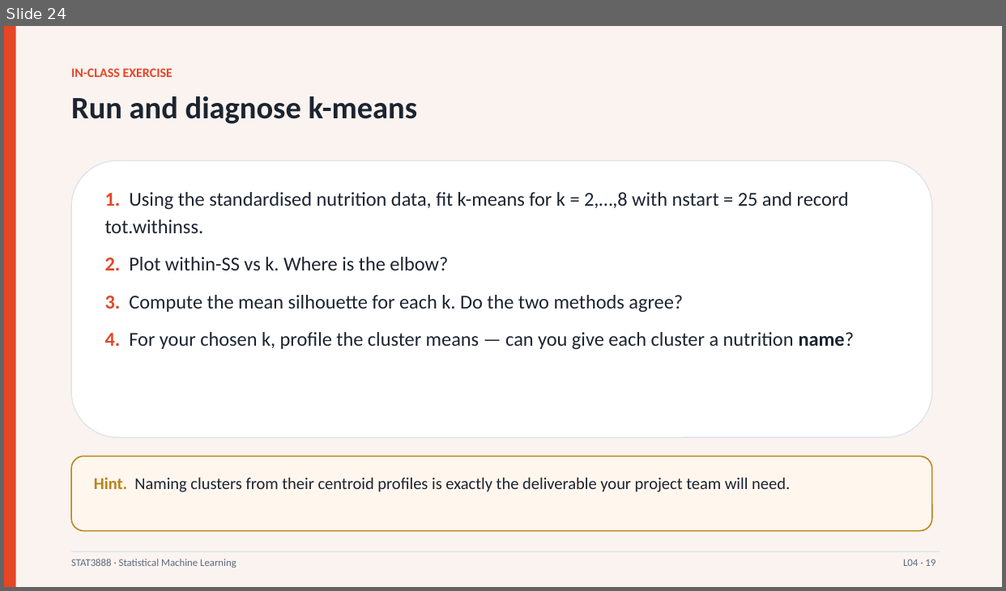
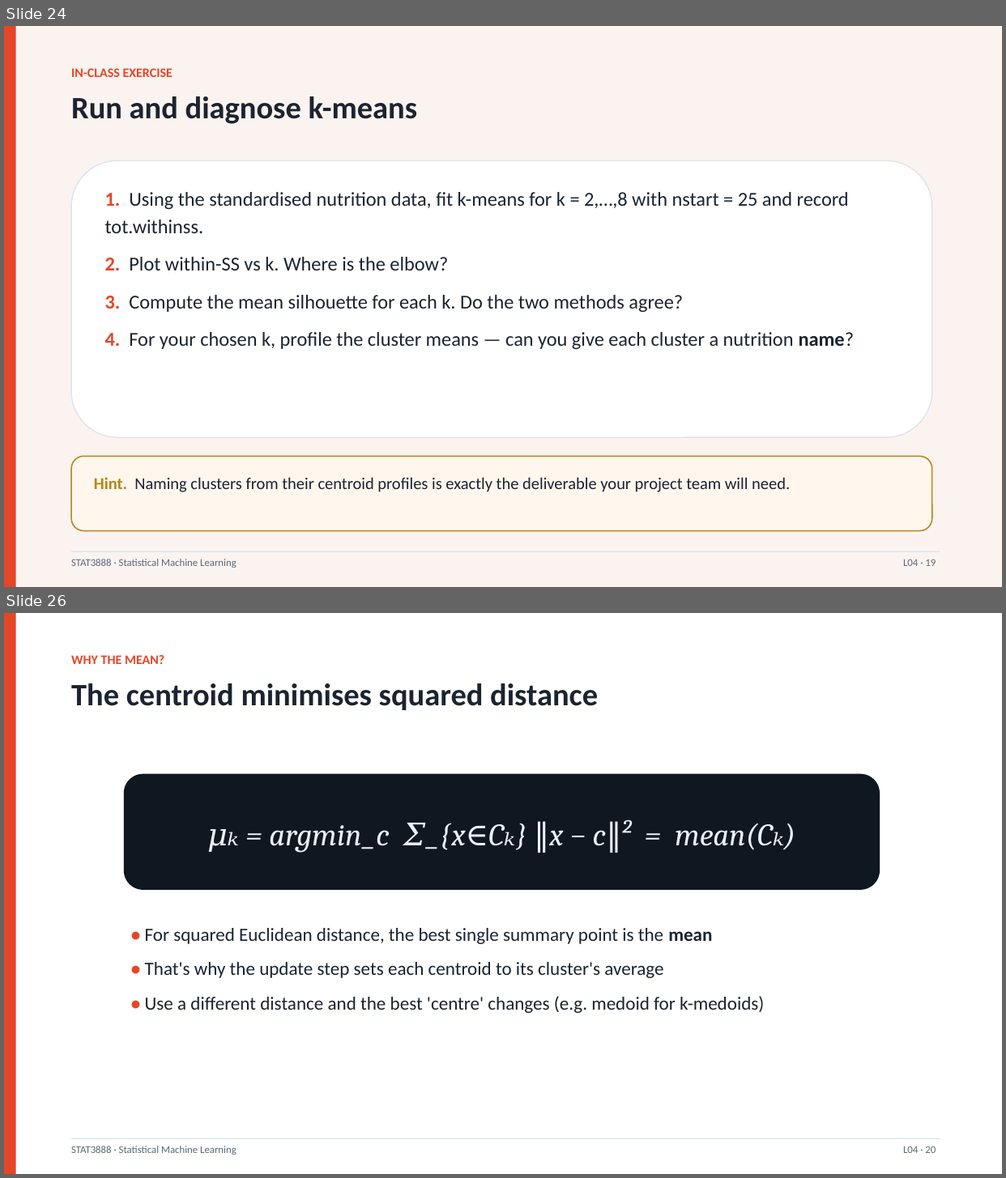
Before and after one commit to liuyizhou0402/data-analysis, a slide deck: STAT3888_course/Lecture04_Kmeans.pptx. Shown one above the other, each under a label of ours: slide 24 before the commit, slides 24 and 26 after it; the slides between them are not shown. The pictures are 1006x591 and 1006x1178 pixels, drawn with LibreOffice and Linux fonts; fonts in the diff are those of the drawing. Boxes give left, top, right and bottom in pixels: in the first picture for what was removed or moved away, otherwise in the second. Text is boxed around its words. In the diff, an @@ line names an element or a change of style, - is before the commit and + after.

```diff
--- a/STAT3888_course/Lecture04_Kmeans.pptx
+++ b/STAT3888_course/Lecture04_Kmeans.pptx
@@ slide 26 added at (x1=4, y1=613, x2=1002, y2=1174), background #FFFFFF @@
@@ rectangle added at (x1=4, y1=613, x2=16, y2=1174), fill #E64626 @@
@@ text added at (x1=71, y1=655, x2=164, y2=664), 12.5 pt, text #E64626, bold @@
+WHY THE MEAN?
@@ text added at (x1=71, y1=683, x2=598, y2=710), 30 pt, text #1B2430, bold @@
+The centroid minimises squared distance
@@ rounded rectangle added at (x1=124, y1=774, x2=880, y2=890), fill #0F1720 @@
@@ text added at (x1=207, y1=820, x2=773, y2=853), 30 pt, text #EAF2FB, italic @@
+μₖ = argmin_c Σ_{x∈Cₖ} ‖x − c‖² = mean(Cₖ)
@@ text added at (x1=145, y1=928, x2=764, y2=1013), 18 pt, text #1B2430 @@
+• For squared Euclidean distance, the best single summary point is the mean
+• That's why the update step sets each centroid to its cluster's average
+• Use a different distance and the best 'centre' changes (e.g. medoid for k-medoids)
@@ rectangle added at (x1=71, y1=1139, x2=940, y2=1139), fill #DCE3EC @@
@@ text added at (x1=71, y1=1146, x2=236, y2=1155), 10 pt, text #5B6A7D @@
+STAT3888 · Statistical Machine Learning
@@ text added at (x1=903, y1=1146, x2=936, y2=1153), 10 pt, text #5B6A7D @@
+L04 · 20
```
Also in this commit, not shown: 1 slide changed, 34 other slides added, 5 other files.
